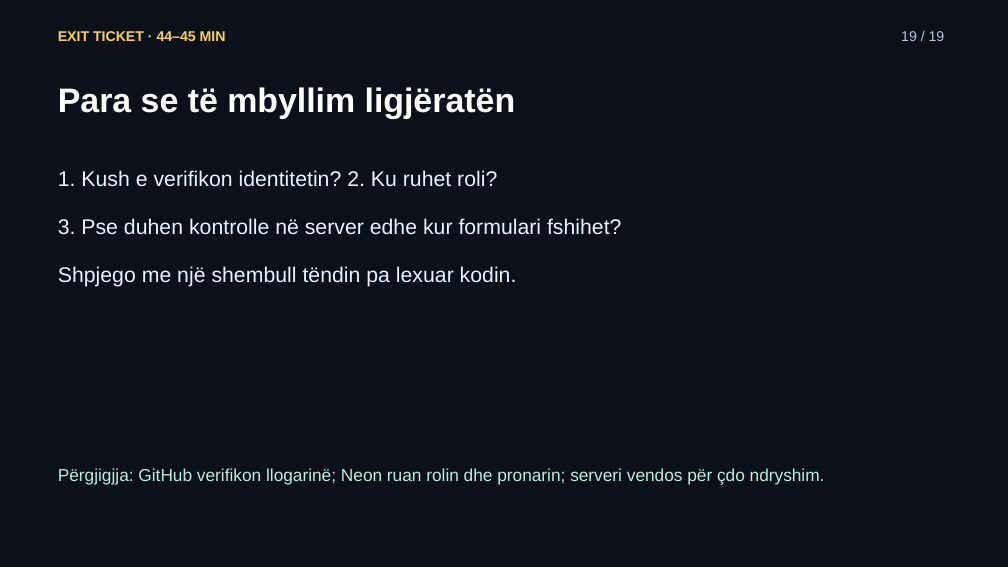
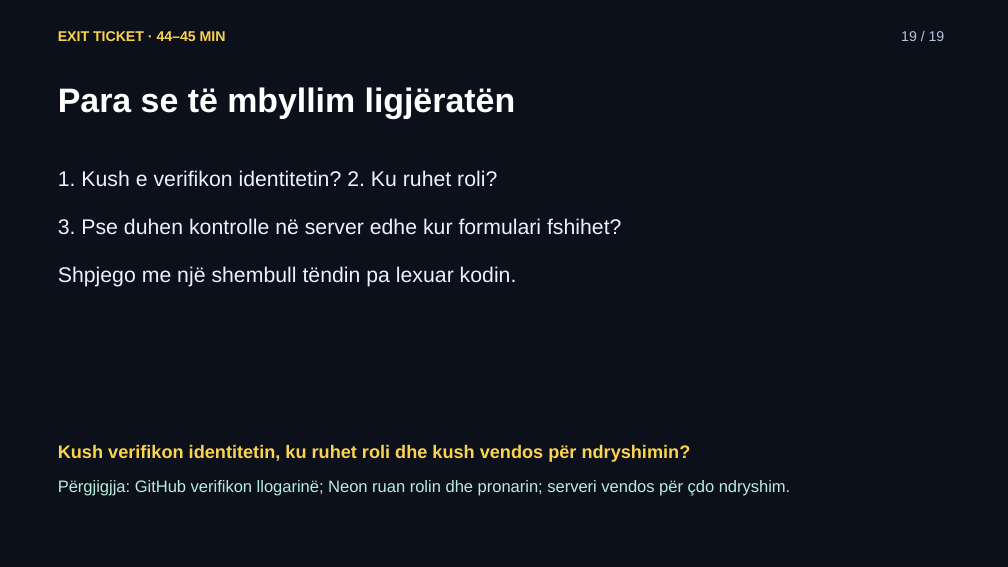
Before and after one commit to arbenl/arbenl.github.io, a slide deck: slide 19 of lendet/2026-2027/mobile/lectures/ligjerata-05-hyrja-lejet-rideshare-2026.pptx. Drawn at 1008x567 pixels with LibreOffice and Linux fonts; fonts in the diff are those of the drawing. Boxes give left, top, right and bottom in pixels: in the first picture for what was removed or moved away, otherwise in the second. Text is boxed around its words. In the diff, an @@ line names an element or a change of style, - is before the commit and + after.

```diff
--- a/lendet/2026-2027/mobile/lectures/ligjerata-05-hyrja-lejet-rideshare-2026.pptx
+++ b/lendet/2026-2027/mobile/lectures/ligjerata-05-hyrja-lejet-rideshare-2026.pptx
@@ text added at (58, 445, 691, 462), 17.2 pt, text #FCD34D, bold @@
+Kush verifikon identitetin, ku ruhet roli dhe kush vendos për ndryshimin?
@@ text "Përgjigjja: GitHub verifikon llogarinë; Neon ...": place and size @@
-text "Përgjigjja: GitHub verifikon llogarinë; Neon ..." at (58, 468, 825, 485)
+text "Përgjigjja: GitHub verifikon llogarinë; Neon ..." at (58, 480, 791, 496)
@@ text "Përgjigjja: GitHub verifikon llogarinë; Neon ..." at (58, 480, 791, 496): size 16.5 to 15.8 pt @@
```
Also in this commit, not shown: 10 other slides changed, 9 other files.
